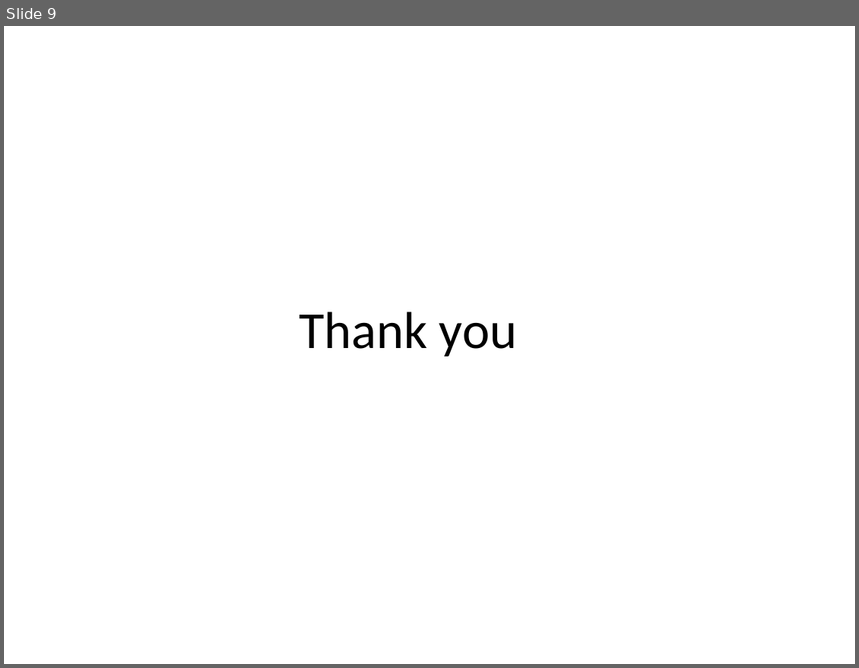
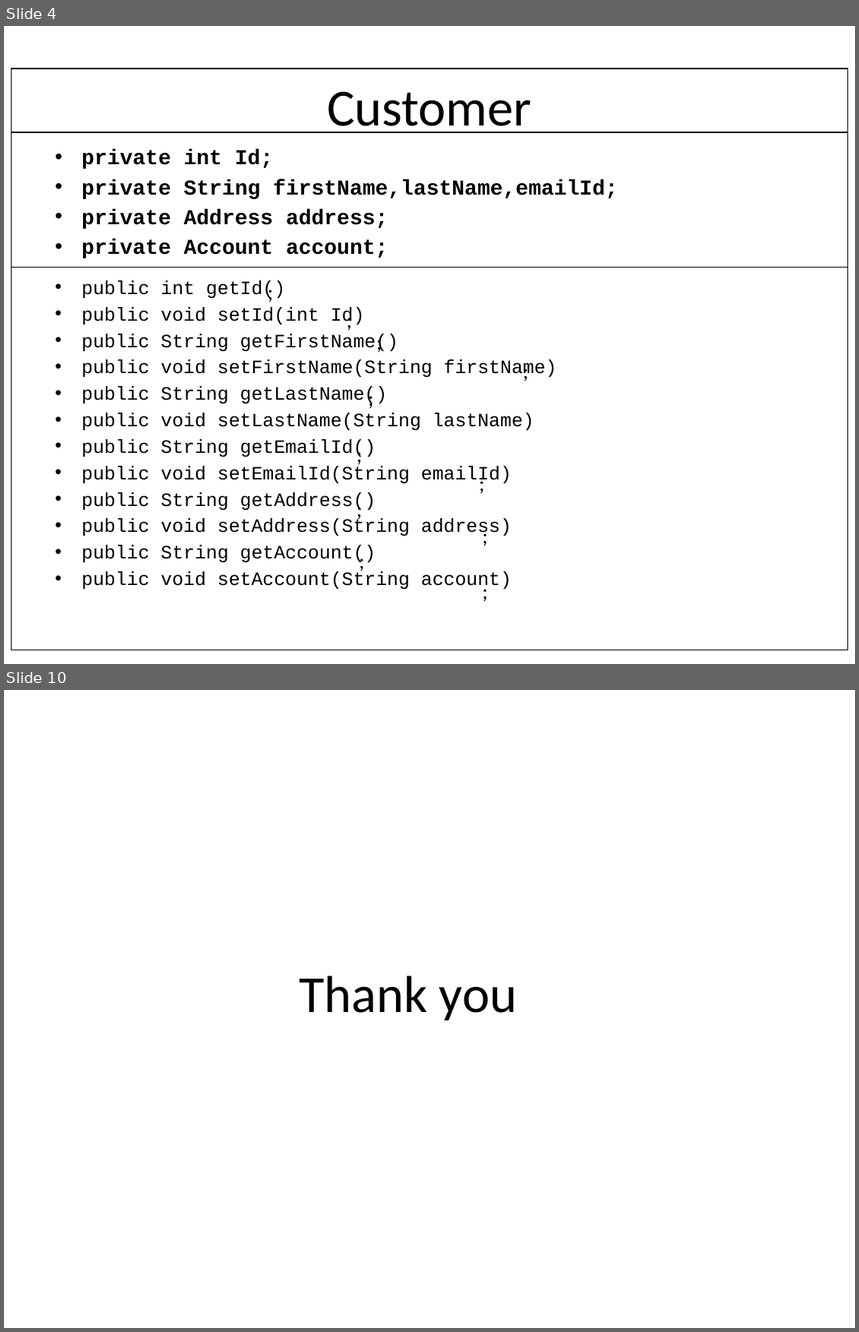
Before and after one commit to Manisha-shivagari/ppt, a slide deck: SHYAM_BANKING_PPT.pptx. Shown one above the other, each under a label of ours: slide 9 before the commit, slides 4 and 10 after it; the slides between them are not shown. The pictures are 859x668 and 859x1332 pixels, drawn with LibreOffice and Linux fonts; fonts in the diff are those of the drawing. Boxes give left, top, right and bottom in pixels: in the first picture for what was removed or moved away, otherwise in the second. Text is boxed around its words. In the diff, an @@ line names an element or a change of style, - is before the commit and + after.

```diff
--- a/SHYAM_BANKING_PPT.pptx
+++ b/SHYAM_BANKING_PPT.pptx
@@ slide 4 added at (4,26,855,664), background #FFFFFF @@
@@ table added at (11,69,848,650), 1 rows, 1 columns @@
+
@@ title added at (327,91,531,133), 44 pt, text #000000 @@
+Customer
@@ line added from (11, 132) to (848, 132), #000000 0.75 pt @@
@@ text added at (82,150,618,591), 16 pt, text #000000 @@
+• private int Id;
+• private String firstName,lastName,emailId;
+• private Address address;
+• private Account account;
+• public int getId()
+• public void setId(int Id)
+• public String getFirstName()
+• public void setFirstName(String firstName)
+• public String getLastName()
+• public void setLastName(String lastName)
+• public String getEmailId()
+• public void setEmailId(String emailId)
+• public String getAddress()
+• public void setAddress(String address)
+• public String getAccount()
+• public void setAccount(String account)
@@ line added from (11, 267) to (848, 267), #000000 0.75 pt @@
@@ text added at (259,275,293,309), 18 pt, text #000000 @@
+;
@@ text added at (338,303,361,337), 18 pt, text #000000 @@
+;
@@ text added at (368,325,392,359), 18 pt, text #000000 @@
+;
@@ text added at (515,354,557,388), 18 pt, text #000000 @@
+;
@@ text added at (360,381,382,415), 18 pt, text #000000 @@
+;
@@ text added at (348,437,371,471), 18 pt, text #000000 @@
+;
@@ text added at (471,466,501,500), 18 pt, text #000000 @@
+;
@@ text added at (348,492,400,525), 18 pt, text #000000 @@
+;
@@ text added at (474,518,496,552), 18 pt, text #000000 @@
+;
@@ text added at (351,544,373,578), 18 pt, text #000000 @@
+;
@@ text added at (474,574,496,608), 18 pt, text #000000 @@
+;
@@ what was slide 9 is now slide 10 @@
```
Also in this commit, not shown: 5 slides changed, 3 other slides added, 3 slides removed.
